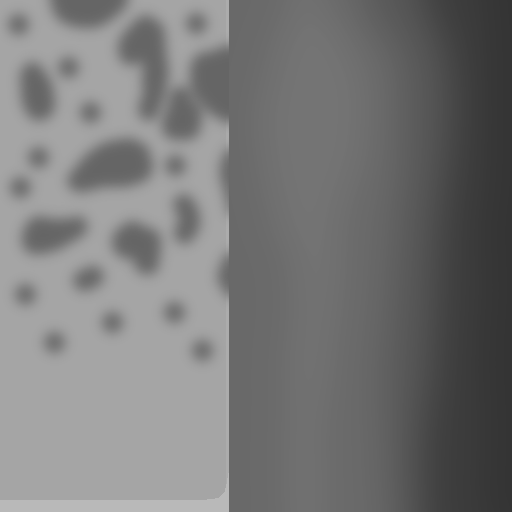
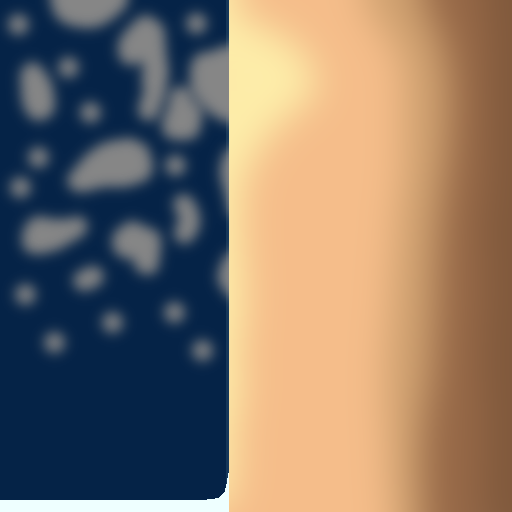
Comparing the layer stacks of the two w=512, h=512 images. Changes:
painted on "SPECULAR - life on water - lightness +50" over (0, 0, 229, 377)
removed layer "SPECULAR - earth - lightness -90" over (229, 0, 512, 512)
hid "SPECULAR - ice - lightness -50" over (0, 468, 230, 512)
hid "SPECULAR - water" over (0, 0, 229, 512)
hid "life on water - gaussian blur 20" over (0, 0, 229, 377)
showed "earth - gaussian blur 60", painted on it over (229, 0, 512, 512)
showed "ice" over (0, 468, 230, 512)
showed "water" over (0, 0, 229, 512)
